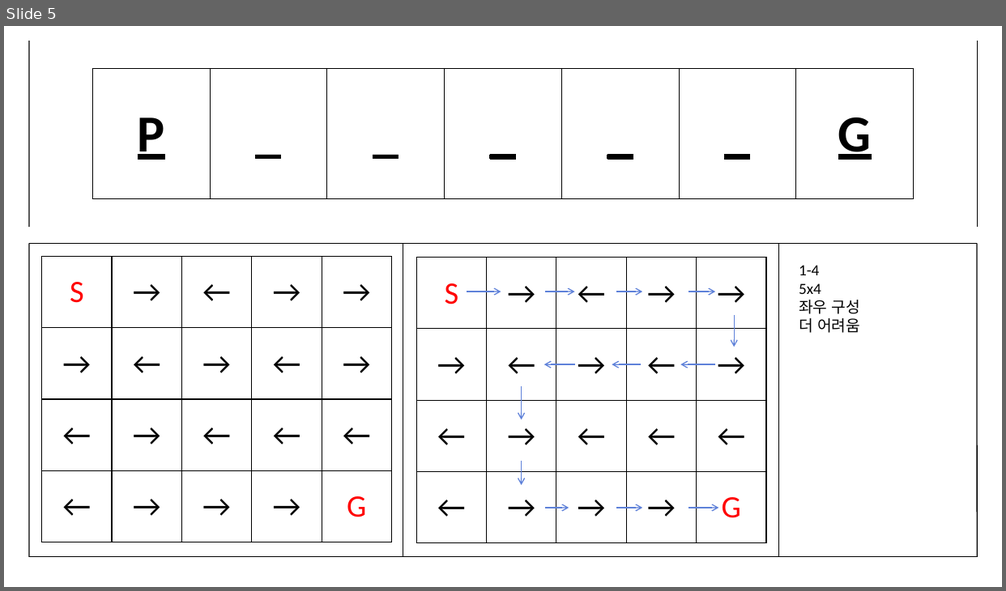
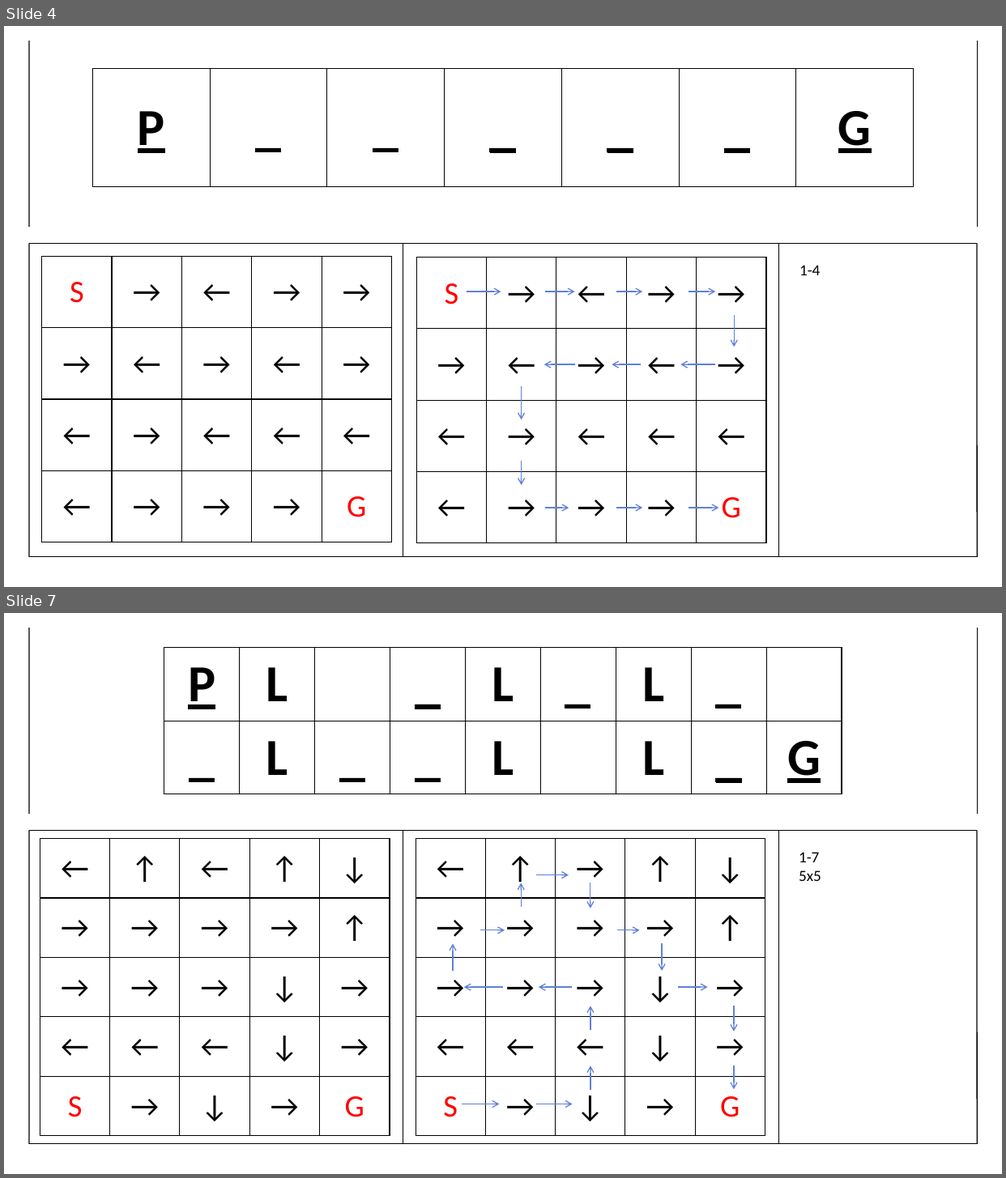
Before and after one commit to BSF0124/Brain-Control, a slide deck: etc/레벨디자인.pptx. Shown one above the other, each under a label of ours: slide 5 before the commit, slides 4 and 7 after it; the slides between them are not shown. The pictures are 1006x591 and 1006x1178 pixels, drawn with LibreOffice and Linux fonts; fonts in the diff are those of the drawing. Boxes give left, top, right and bottom in pixels: in the first picture for what was removed or moved away, otherwise in the second. Text is boxed around its words. In the diff, an @@ line names an element or a change of style, - is before the commit and + after.

```diff
--- a/etc/레벨디자인.pptx
+++ b/etc/레벨디자인.pptx
@@ slide 7 added at box(4, 613, 1002, 1174), background #FFFFFF @@
@@ line added from (28, 628) to (29, 814), #000000 1 pt @@
@@ line added from (978, 628) to (978, 814), #000000 1 pt @@
@@ table added at box(164, 648, 845, 794), 2 rows, 9 columns @@
+P | L |  | _ | L | _ | L | _ | 
+_ | L | _ | _ | L |  | L | _ | G
@@ line added from (28, 830) to (978, 830), #000000 1 pt @@
@@ line added from (28, 830) to (29, 1144), #000000 1 pt @@
@@ line added from (403, 830) to (403, 1144), #000000 1 pt @@
@@ line added from (779, 830) to (779, 1144), #000000 1 pt @@
@@ line added from (978, 830) to (978, 1144), #000000 1 pt @@
@@ table added at box(40, 839, 391, 1136), 5 rows, 5 columns @@
+← | ↑ | ← | ↑ | ↓
+→ | → | → | → | ↑
+→ | → | → | ↓ | →
+← | ← | ← | ↓ | →
+S | → | ↓ | → | G
@@ table added at box(415, 839, 767, 1136), 5 rows, 5 columns @@
+← | ↑ | → | ↑ | ↓
+→ | → | → | → | ↑
+→ | → | → | ↓ | →
+← | ← | ← | ↓ | →
+S | → | ↓ | → | G
@@ text added at box(799, 852, 821, 881), 15 pt, text #000000 @@
+1-7
+5x5
@@ elbow arrow added from (536, 875) to (569, 875), #5E81D9 1 pt @@
@@ elbow arrow added from (522, 906) to (522, 884), #5E81D9 1 pt @@
@@ elbow arrow added from (591, 884) to (591, 909), #5E81D9 1 pt @@
@@ elbow arrow added from (454, 971) to (454, 944), #5E81D9 1 pt @@
@@ elbow arrow added from (481, 931) to (505, 931), #5E81D9 1 pt @@
@@ elbow arrow added from (617, 931) to (640, 931), #5E81D9 1 pt @@
@@ elbow arrow added from (662, 944) to (662, 971), #5E81D9 1 pt @@
@@ elbow arrow added from (503, 987) to (464, 987), #5E81D9 1 pt @@
@@ elbow arrow added from (572, 987) to (539, 987), #5E81D9 1 pt @@
@@ elbow arrow added from (678, 987) to (708, 987), #5E81D9 1 pt @@
@@ elbow arrow added from (591, 1030) to (591, 1006), #5E81D9 1 pt @@
@@ elbow arrow added from (734, 1006) to (734, 1032), #5E81D9 1 pt @@
@@ elbow arrow added from (591, 1090) to (591, 1066), #5E81D9 1 pt @@
@@ elbow arrow added from (734, 1066) to (734, 1090), #5E81D9 1 pt @@
@@ elbow arrow added from (462, 1104) to (500, 1104), #5E81D9 1 pt @@
@@ elbow arrow added from (536, 1104) to (572, 1104), #5E81D9 1 pt @@
@@ line added from (978, 1144) to (29, 1144), #000000 1 pt @@
@@ what was slide 5 is now slide 4 @@
@@ slide 4 changed as well @@
@@ table: place and size @@
-table at box(92, 69, 915, 199)
+table at box(92, 69, 915, 521)
@@ text at box(799, 284, 860, 333): paragraphs removed @@
-5x4
-좌우 구성
-더 어려움
```
Also in this commit, not shown: 3 other slides changed, 3 other slides added, 5 slides removed, 3 other files.
